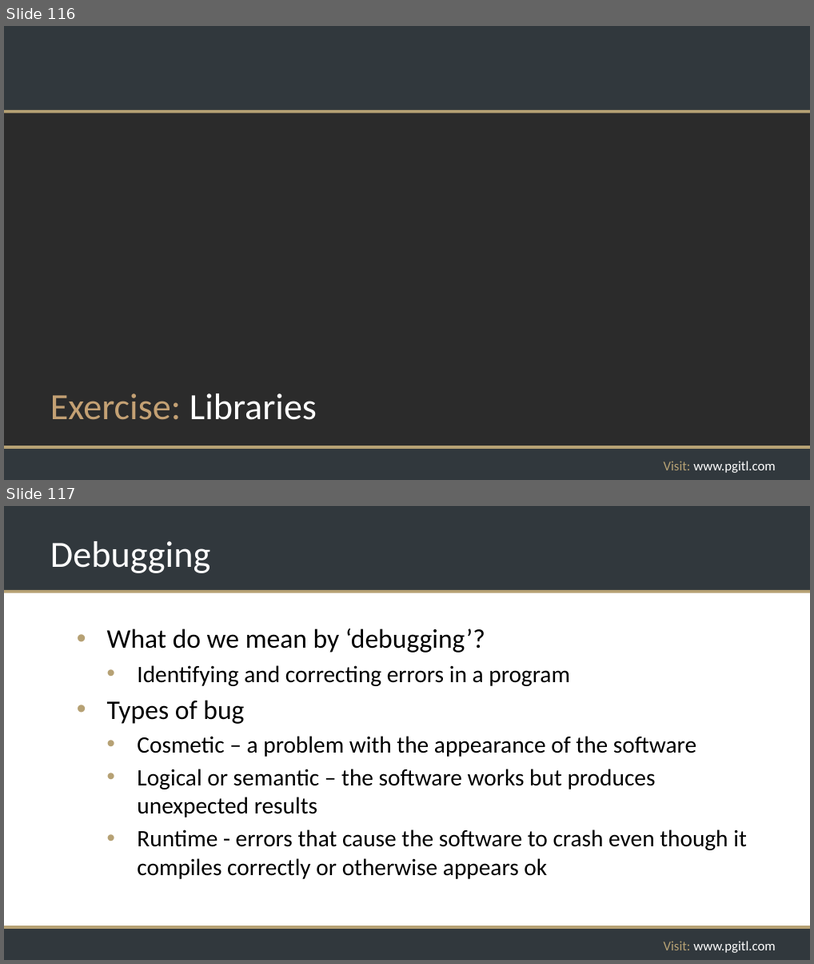
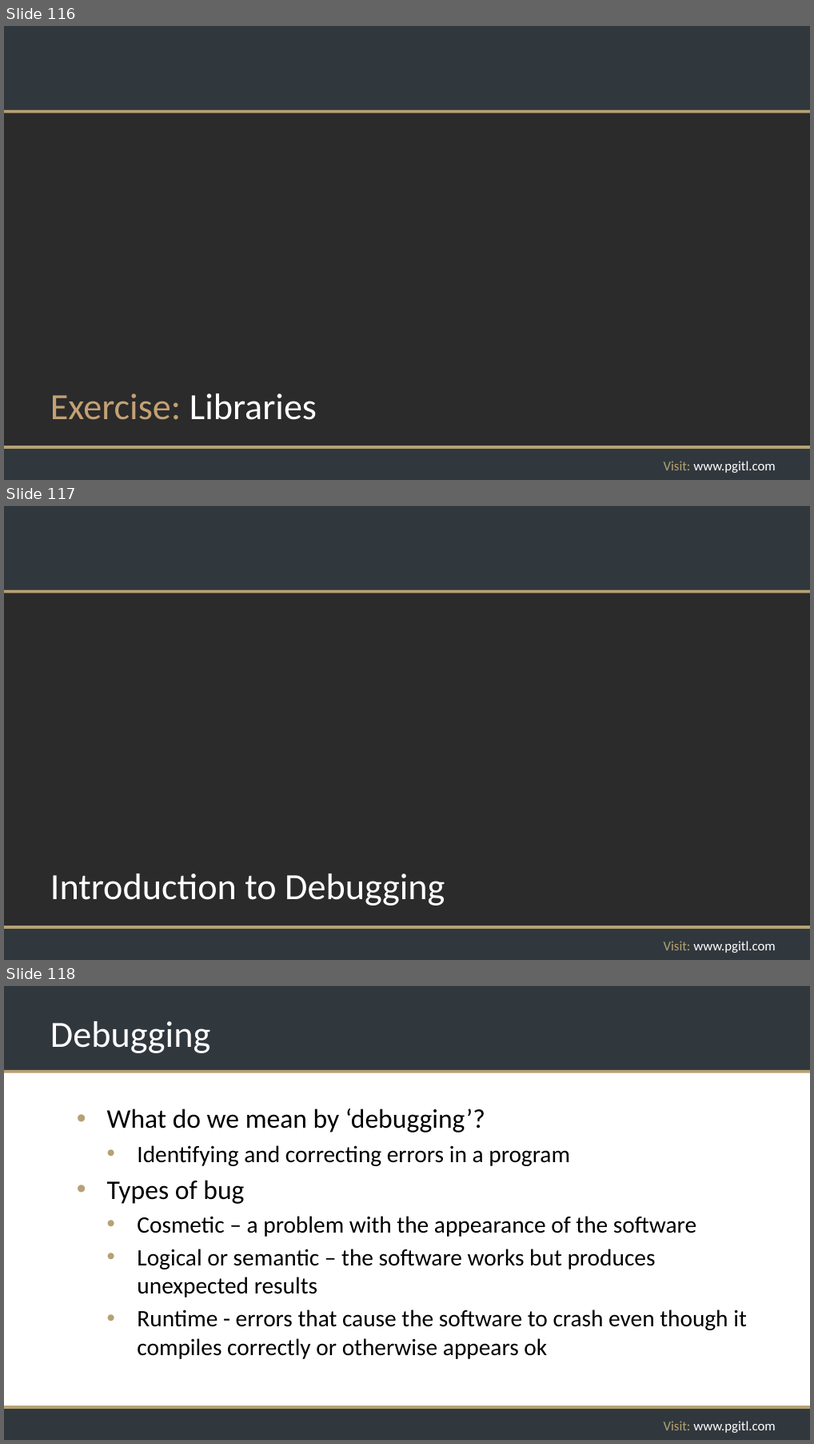
Before and after one commit to rikkouri/project-a, a slide deck: Programming Foundations.pptx. Shown one above the other, each under a label of ours: slides 116 and 117 before the commit, slides 116, 117 and 118 after it. The pictures are 814x964 and 814x1444 pixels, drawn with LibreOffice and Linux fonts; fonts in the diff are those of the drawing; background and template pictures are left out; a plain dark background stands for a picture behind light text. Boxes give left, top, right and bottom in pixels: in the first picture for what was removed or moved away, otherwise in the second. Text is boxed around its words. In the diff, an @@ line names an element or a change of style, - is before the commit and + after.

Commit message:
Debugging exercise solution

```diff
--- a/Programming Foundations.pptx
+++ b/Programming Foundations.pptx
@@ slide 117 added at (4, 506, 810, 960), background picture (left out); not listed: 5 template elements that a slide beside it also shows @@
@@ title added at (50, 873, 445, 905), 44 pt, text #FFFFFF @@
+Introduction to Debugging
@@ what was slide 117 is now slide 118 @@
```
Also in this commit, not shown: 3 slides changed, 13 other slides added.
